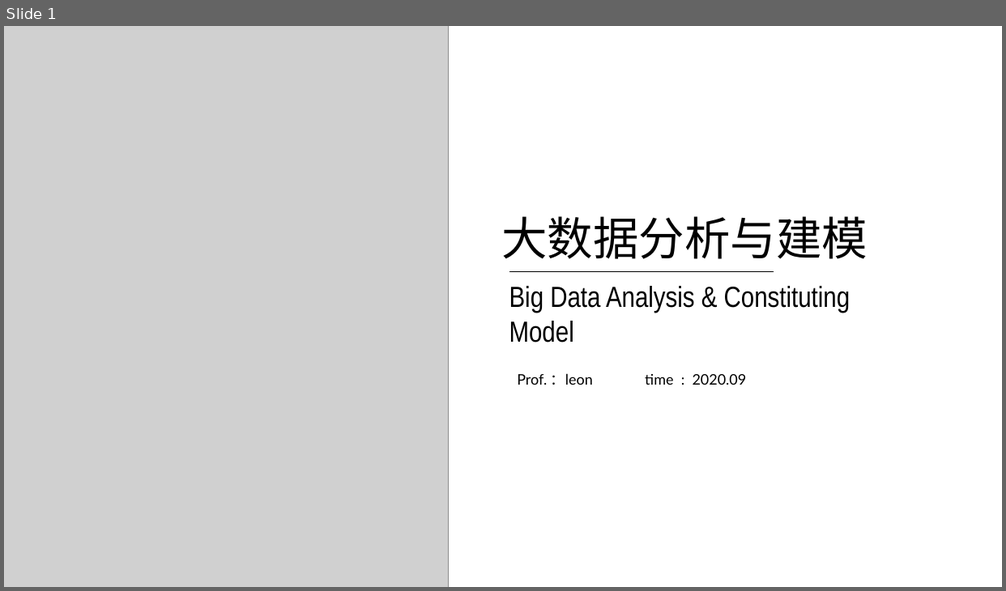
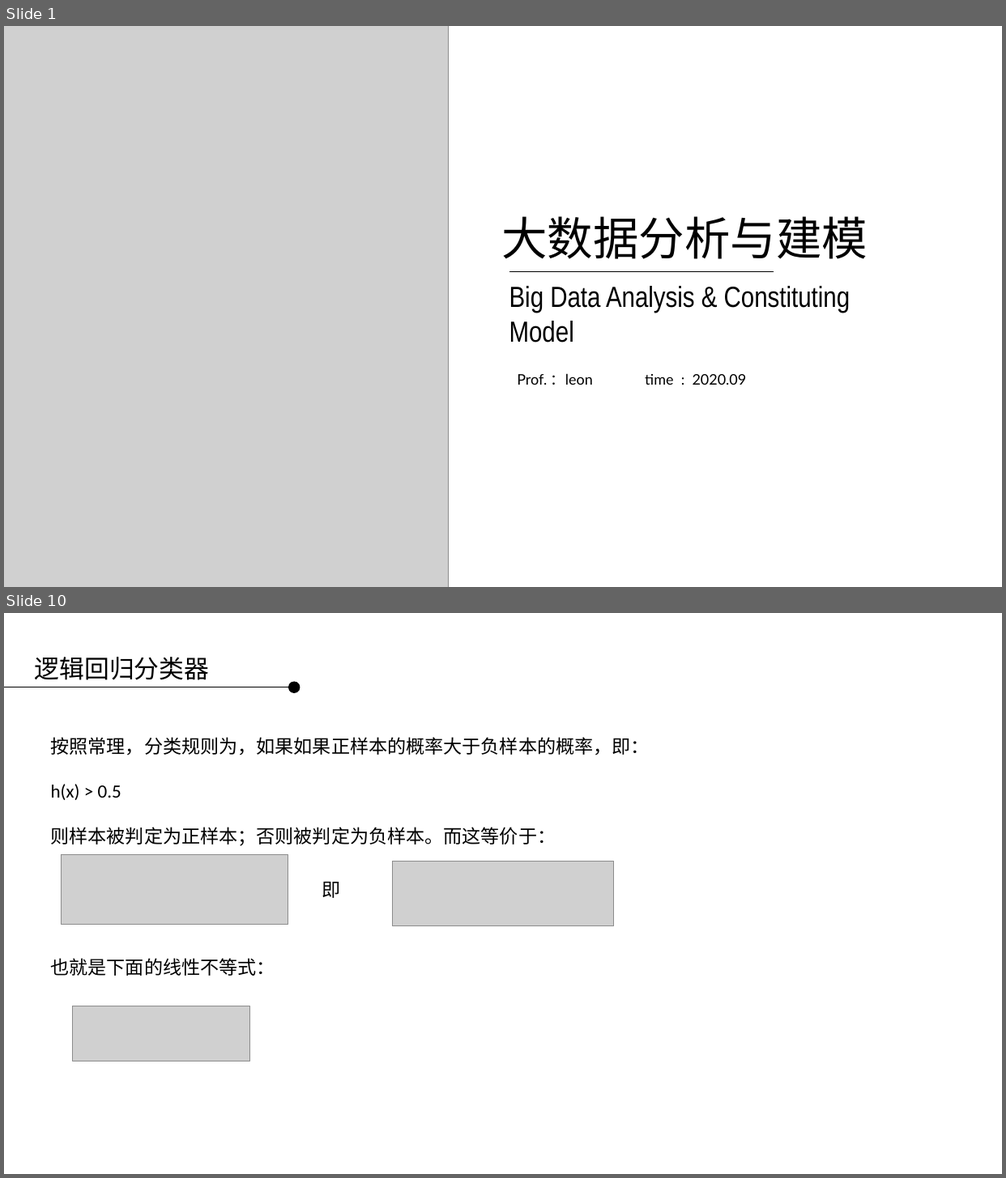
Before and after one commit to applepip/Big_Data, a slide deck: 产品大数据分析与建模/大数据分析与建模 第二讲.pptx. Shown one above the other, each under a label of ours: slide 1 before the commit, slides 1 and 10 after it; the slides between them are not shown. The pictures are 1006x591 and 1006x1178 pixels, drawn with LibreOffice and Linux fonts; fonts in the diff are those of the drawing; grey boxes stand for pictures; background and template pictures are left out. Boxes give left, top, right and bottom in pixels: in the first picture for what was removed or moved away, otherwise in the second. Text is boxed around its words. In the diff, an @@ line names an element or a change of style, - is before the commit and + after.

```diff
--- a/产品大数据分析与建模/大数据分析与建模 第二讲.pptx
+++ b/产品大数据分析与建模/大数据分析与建模 第二讲.pptx
@@ slide 10 added at (4, 613, 1002, 1174), background picture (left out) @@
@@ text added at (35, 657, 210, 680), 24 pt, text #000000 @@
+逻辑回归分类器
@@ ellipse added at (288, 682, 300, 694), fill #000000 @@
@@ line added from (4, 687) to (288, 687), #000000 0.75 pt @@
@@ text added at (51, 737, 650, 846), 18 pt, text #000000 @@
+按照常理，分类规则为，如果如果正样本的概率大于负样本的概率，即：
+h(x) > 0.5
+则样本被判定为正样本；否则被判定为负样本。而这等价于：
@@ picture added at (62, 855, 288, 924) @@
@@ picture added at (393, 861, 614, 926) @@
@@ text added at (322, 881, 340, 898), 18 pt, text #000000 @@
+即
@@ text added at (51, 958, 275, 976), 18 pt, text #000000 @@
+也就是下面的线性不等式：
@@ picture added at (73, 1006, 249, 1062) @@
```
Also in this commit, not shown: 1 slide changed, 25 other slides added, 25 slides removed, 2 other files.
